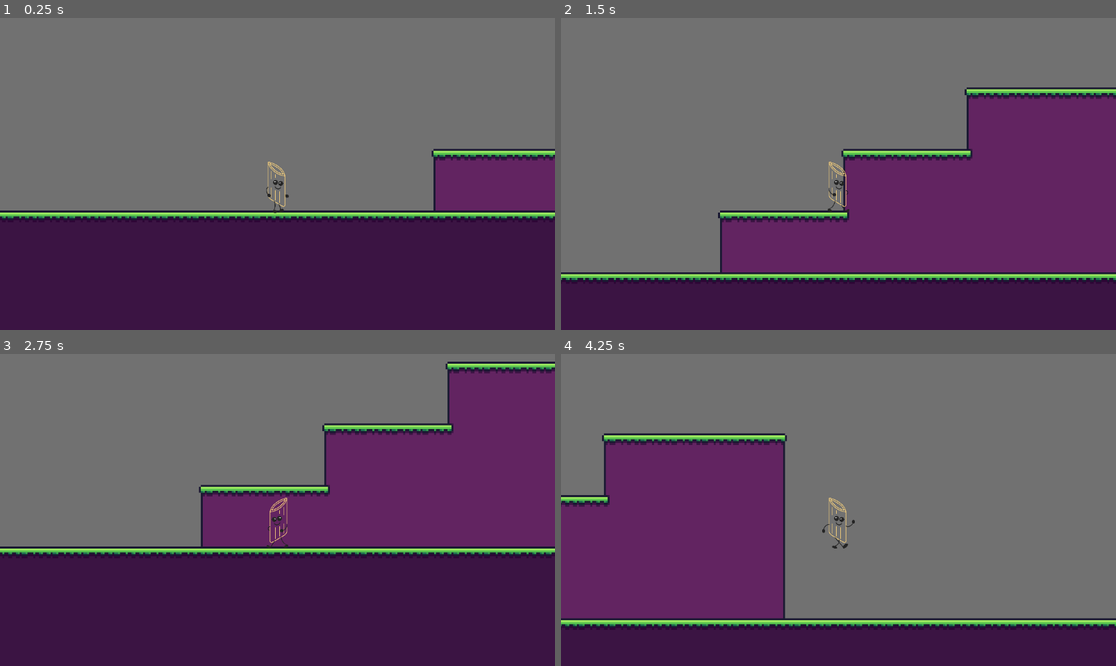
Above: before the commit, frames 1-4 (two rows, left to right).
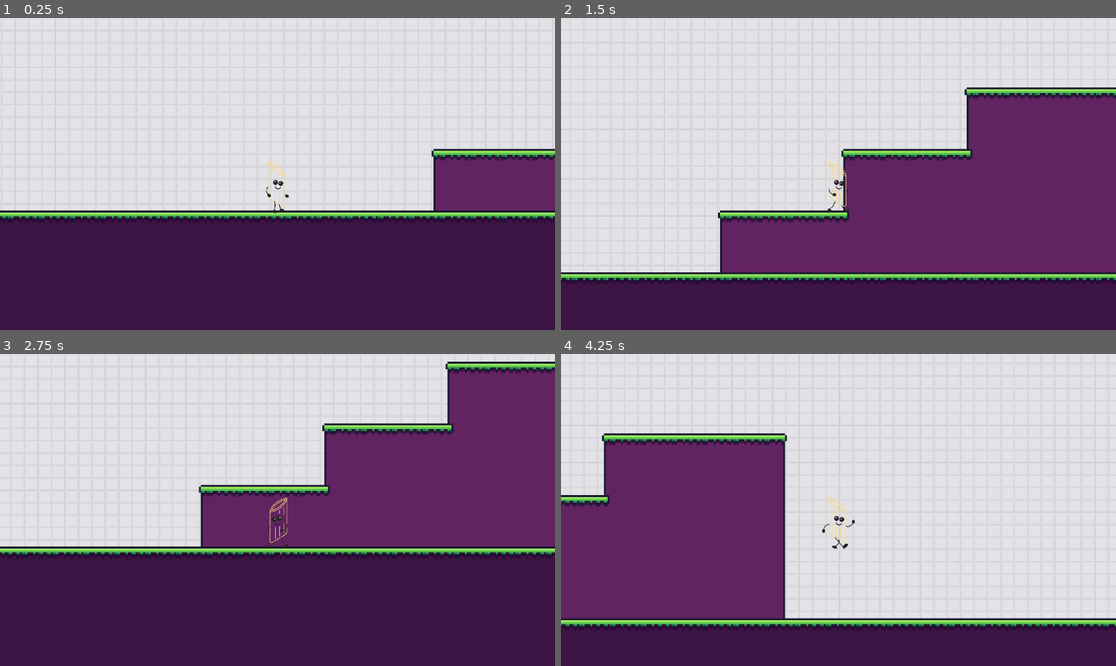
Above: after the commit, the same moments.

Repository: johannaeklundh/penneforyourlife
Game: Godot game, scene res://Assets/Scenes/Areas/area_1.tscn
The game is run twice, just before and just after one commit, with the same random seed, the same clock (stepped at 60 frames per second) and the same inputs.
Inputs:
- Up to frame 1 (0.25 s): no input
- Up to frame 2 (1.5 s): tap Enter at 0.5 s; hold Right (move_right) from 0.53 s (still down); tap Space (jump) at 0.77 s
- Up to frame 3 (2.75 s): tap Space (jump) at 1.52 s; release Right (move_right) at 2.03 s; hold Left (move_left) from 2.03 s (still down)
- Up to frame 4 (4.25 s): release Left (move_left) at 2.78 s; hold Right (move_right) from 2.78 s (still down); tap Space (jump) at 3.02, 3.77 s

The runs differ from the first frame. In frame 1, 57% of the frame differs, in the area x 0-100%, y 0-62%; in frame 2, 52%; in frame 3, 37%; in frame 4, 62%, in the area x 0-100%, y 0-85%.

Commit message:
added background

Diff:
--- a/Assets/Scenes/Areas/area_1.tscn
+++ b/Assets/Scenes/Areas/area_1.tscn
@@ -1,7 +1,8 @@
-[gd_scene load_steps=5 format=3 uid="uid://1h24hba514qq"]
+[gd_scene load_steps=6 format=3 uid="uid://1h24hba514qq"]
 
 [ext_resource type="Texture2D" uid="uid://dwxn2gld8tg61" path="res://Assets/Sprites/tiles_1.png" id="1_uidp5"]
 [ext_resource type="PackedScene" uid="uid://br4bmuwc5rwhj" path="res://Assets/Scenes/player.tscn" id="2_3uyhe"]
+[ext_resource type="PackedScene" uid="uid://cit4kytxcbs6u" path="res://background.tscn" id="3_8wi1m"]
 
 [sub_resource type="TileSetAtlasSource" id="TileSetAtlasSource_3uyhe"]
 texture = ExtResource("1_uidp5")
@@ -339,3 +340,8 @@
 
 [node name="Player" parent="." instance=ExtResource("2_3uyhe")]
 position = Vector2(0, -6)
+
+[node name="background" parent="." instance=ExtResource("3_8wi1m")]
+z_index = -1000
+position = Vector2(25, -133)
+scale = Vector2(0.6, 0.6)
--- /dev/null
+++ b/background.tscn
@@ -0,0 +1,6 @@
+[gd_scene load_steps=2 format=3 uid="uid://cit4kytxcbs6u"]
+
+[ext_resource type="Texture2D" uid="uid://b638mvov7w1ba" path="res://Assets/Sprites/background.png" id="1_oabld"]
+
+[node name="background" type="Sprite2D"]
+texture = ExtResource("1_oabld")
--- a/project.godot
+++ b/project.godot
@@ -52,4 +52,4 @@
 
 textures/canvas_textures/default_texture_filter=0
 rendering_device/driver="OpenGL"
-environment/defaults/default_clear_color=Color(0.442911, 0.442911, 0.442911, 1)
+environment/defaults/default_clear_color=Color(0.873298, 0.873298, 0.873298, 1)
Binary file added: Assets/Sprites/background.png
Not shown, added: Assets/Sprites/background.png.import
